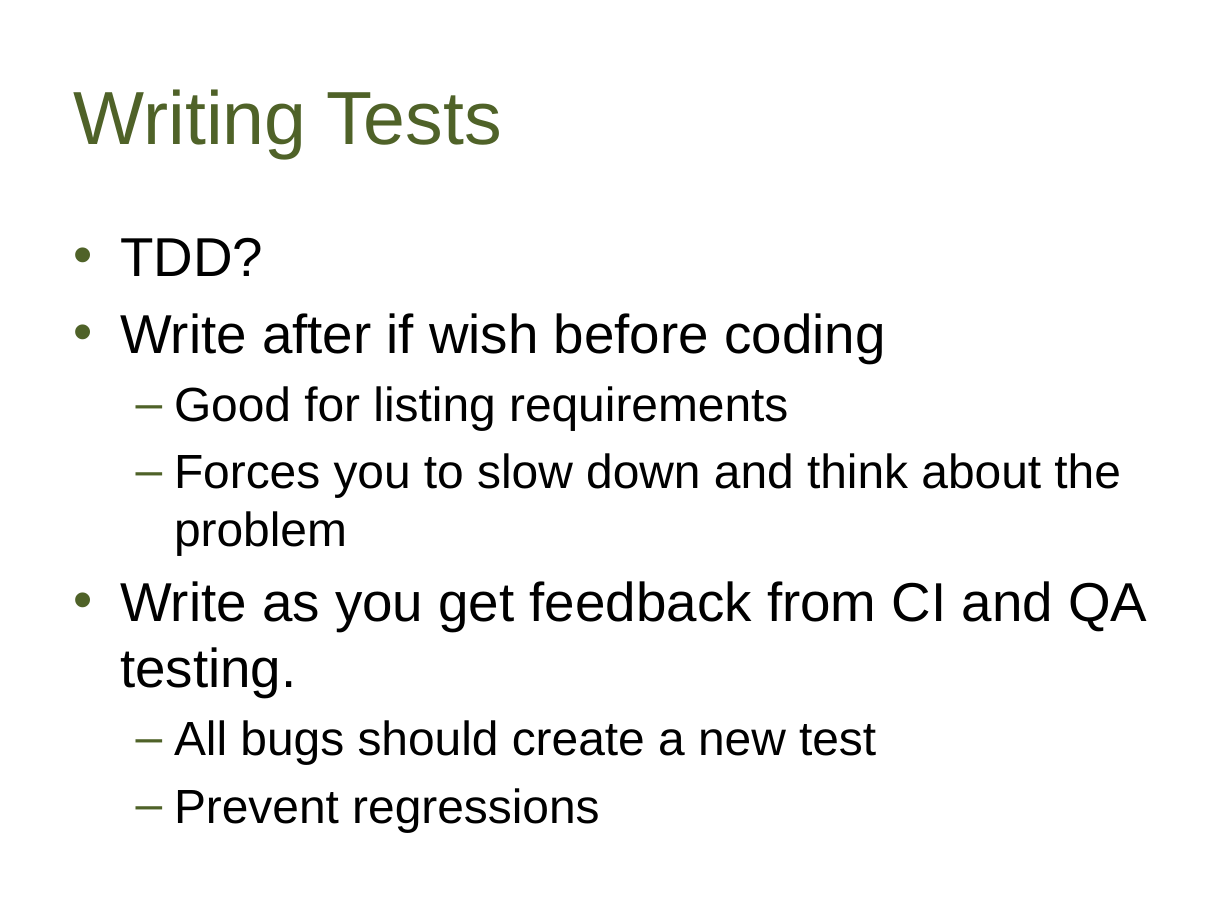
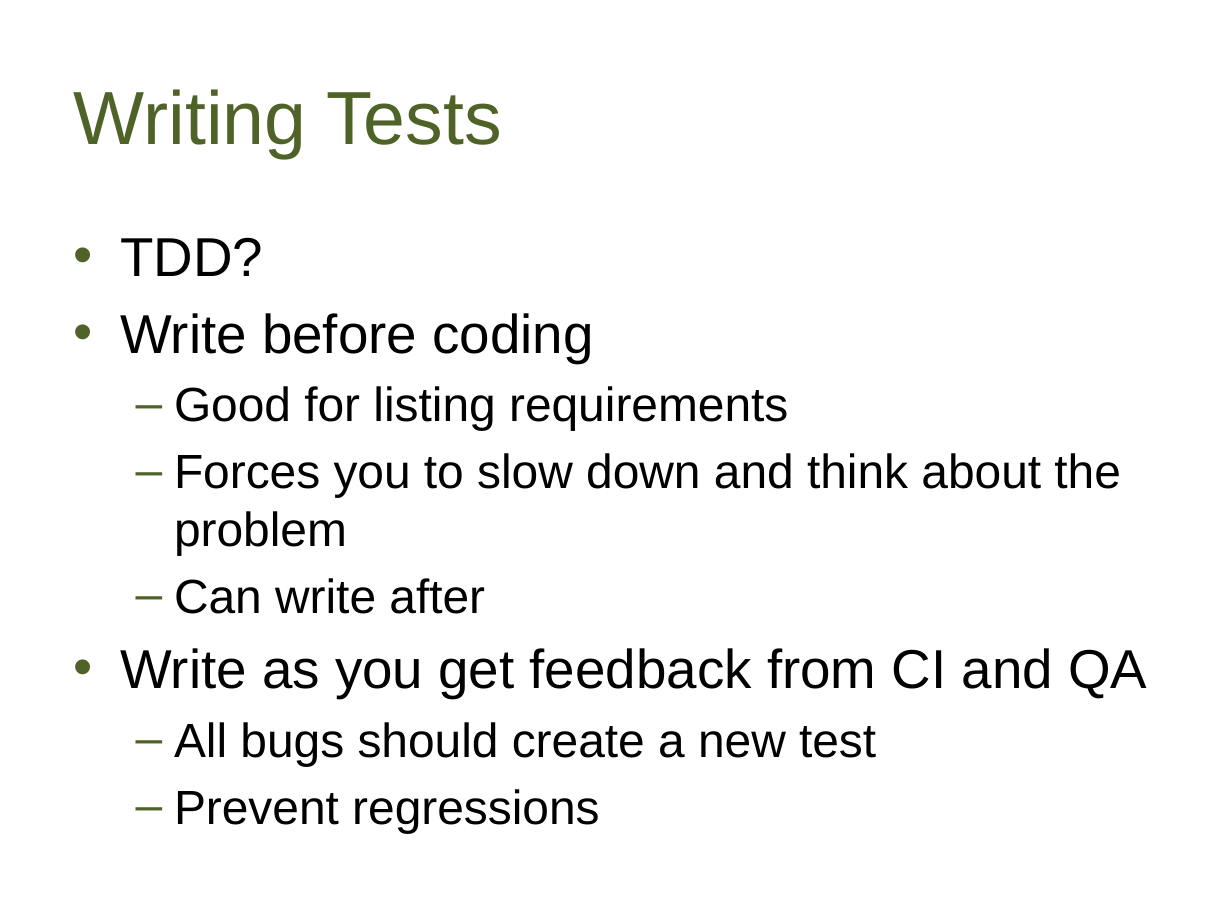
Before and after one commit to way0utwest/UnitTestingTSQL, a slide deck: slide 10 of UnitTestingTSQL.pptx. Drawn at 1232x924 pixels with LibreOffice and Linux fonts; fonts in the diff are those of the drawing; background and template pictures are left out. Boxes give left, top, right and bottom in pixels: in the first picture for what was removed or moved away, otherwise in the second. Text is boxed around its words. In the diff, an @@ line names an element or a change of style, - is before the commit and + after.

```diff
--- a/UnitTestingTSQL.pptx
+++ b/UnitTestingTSQL.pptx
@@ text at [120, 313, 593, 363]: text changed @@
-• Write after if wish before coding
+• Write before coding
@@ text at [120, 578, 1147, 698]: text changed @@
-• Write as you get feedback from CI and QA testing.
+  – Can write after
+• Write as you get feedback from CI and QA
```
Also in this commit, not shown: 6 other slides changed, 2 slides added, 1 slide removed, 2 other files.
